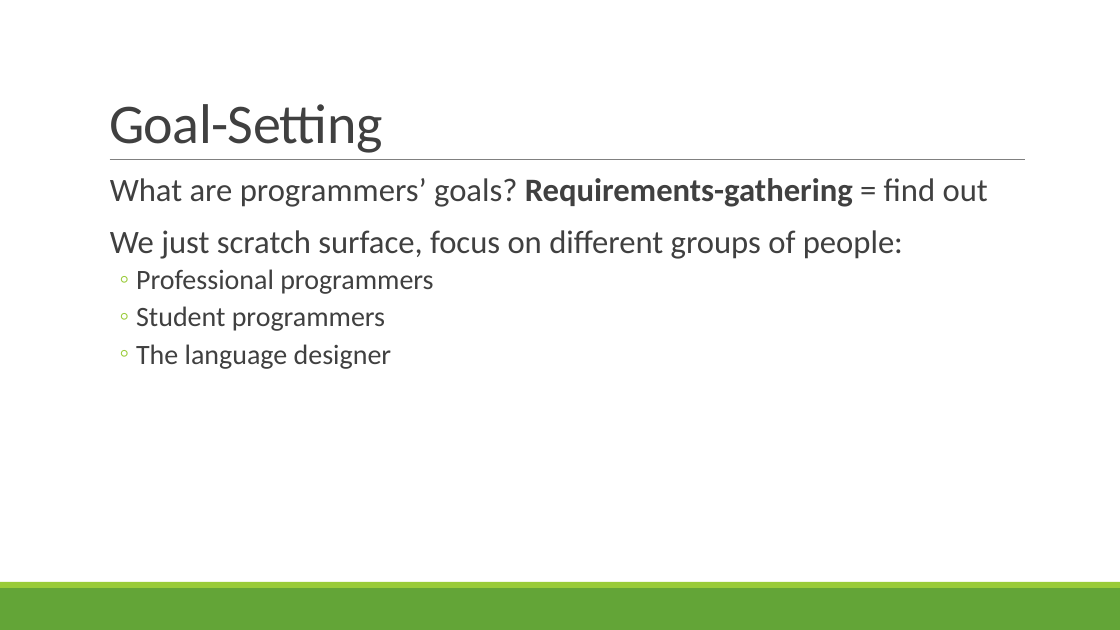
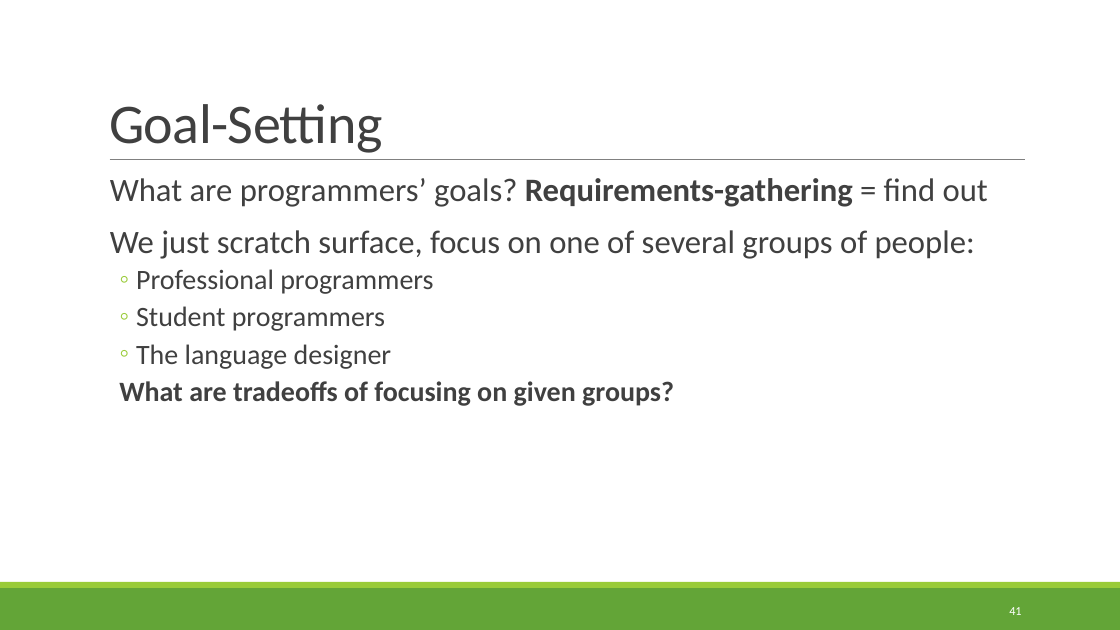
Before and after one commit to rbohrer/pl-course, a slide deck: slide 41 of LectureSlides/08Design1.pptx (slide 38 before the commit). Drawn at 1120x630 pixels with LibreOffice and Linux fonts; fonts in the diff are those of the drawing. Boxes give left, top, right and bottom in pixels: in the first picture for what was removed or moved away, otherwise in the second. Text is boxed around its words. In the diff, an @@ line names an element or a change of style, - is before the commit and + after.

```diff
--- a/LectureSlides/08Design1.pptx
+++ b/LectureSlides/08Design1.pptx
@@ text at (110, 230, 975, 259): text changed @@
-  We just scratch surface, focus on different groups of people:
+  We just scratch surface, focus on one of several groups of people:
@@ text at (119, 381, 674, 406): paragraph added @@
+  What are tradeoffs of focusing on given groups?
@@ page number added at (1009, 607, 1021, 615), 10.5 pt, text #FFFFFF @@
+41
```
Also in this commit, not shown: 56 other slides changed, 3 slides added.
